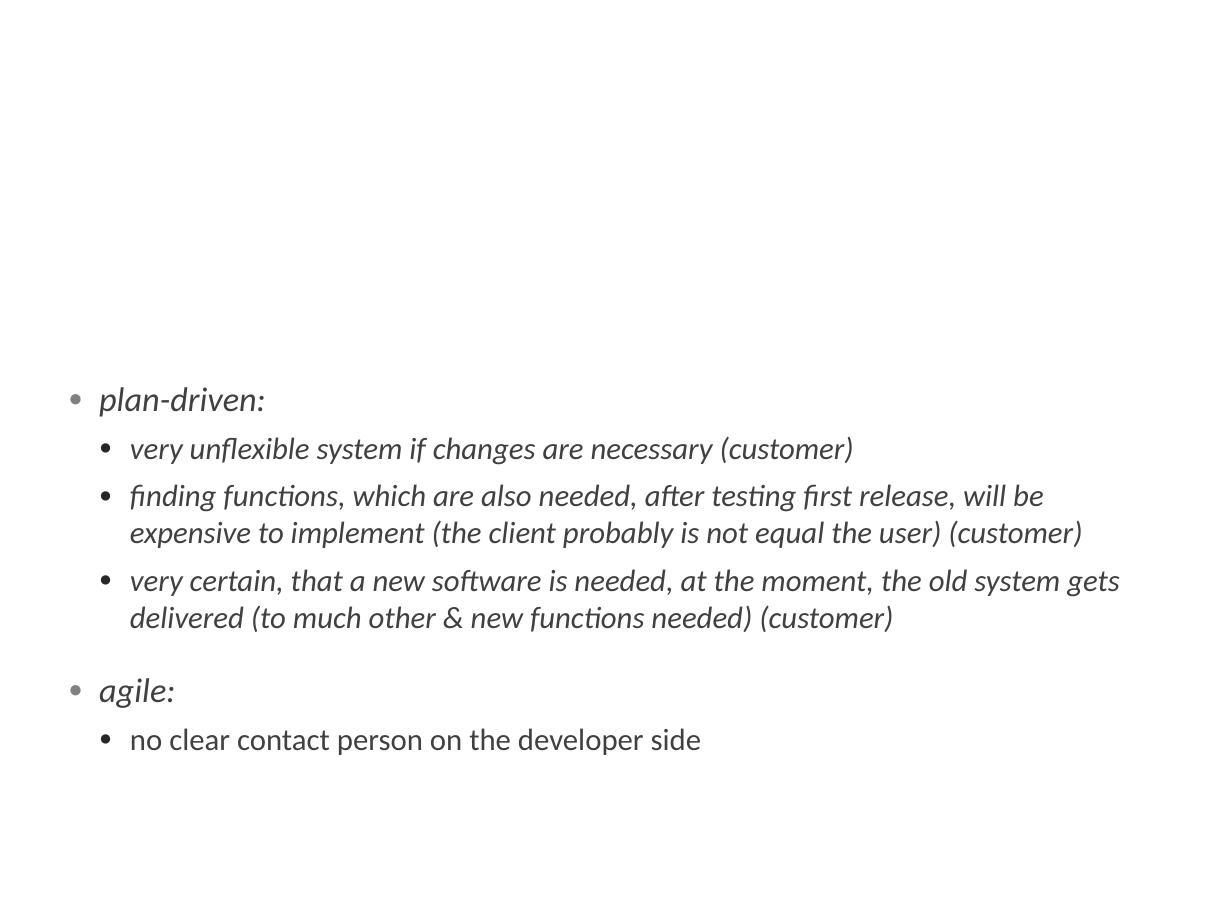
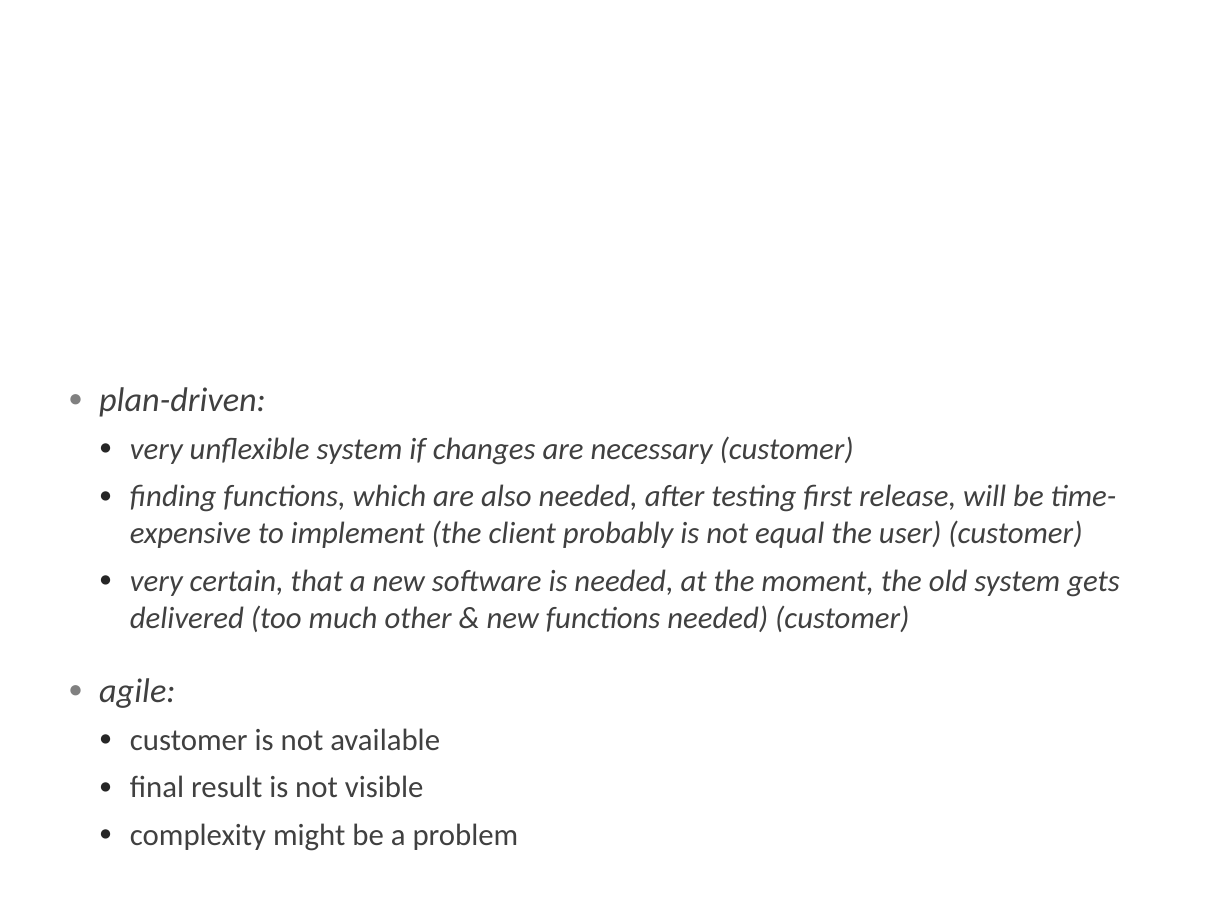
Before and after one commit to hirsp4/ch.bfh.btx8081.w2013.blue, a slide deck: slide 3 of ch.bfh.btx8081.w2013.blue/doc/task02/task02.pptx. Drawn at 1232x924 pixels with LibreOffice and Linux fonts; fonts in the diff are those of the drawing; background and template pictures are left out. Boxes give left, top, right and bottom in pixels: in the first picture for what was removed or moved away, otherwise in the second. Text is boxed around its words. In the diff, an @@ line names an element or a change of style, - is before the commit and + after.

```diff
--- a/ch.bfh.btx8081.w2013.blue/doc/task02/task02.pptx
+++ b/ch.bfh.btx8081.w2013.blue/doc/task02/task02.pptx
@@ text at (130, 484, 1120, 632): text changed @@
-  ● finding functions, which are also needed, after testing first release, will be expensive to implement (the client probably is not equal the user) (customer)
-  ● very certain, that a new software is needed, at the moment, the old system gets delivered (to much other & new functions needed) (customer)
+  ● finding functions, which are also needed, after testing first release, will be time-expensive to implement (the client probably is not equal the user) (customer)
+  ● very certain, that a new software is needed, at the moment, the old system gets delivered (too much other & new functions needed) (customer)
@@ text at (130, 728, 519, 851): text changed @@
-  ● no clear contact person on the developer side
+  ● customer is not available
+  ● final result is not visible
+  ● complexity might be a problem
```
Also in this commit, not shown: 3 other slides changed.
